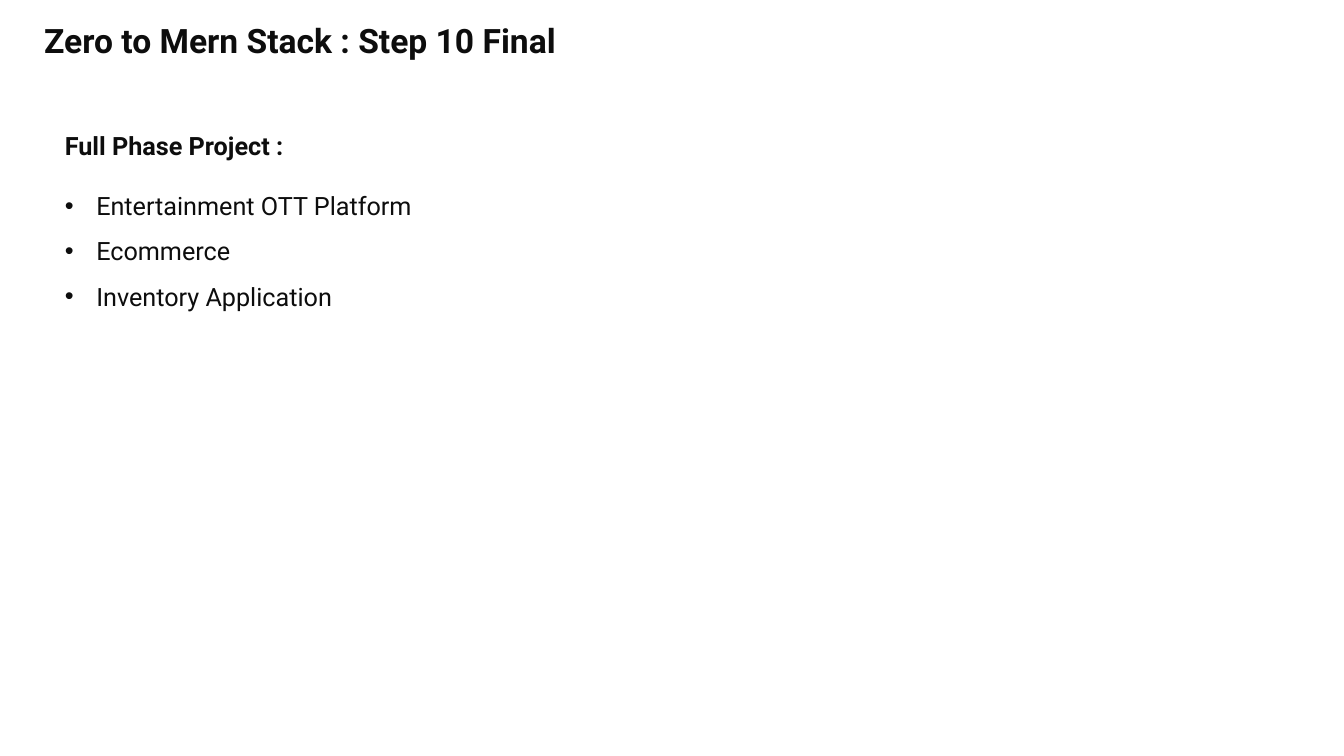
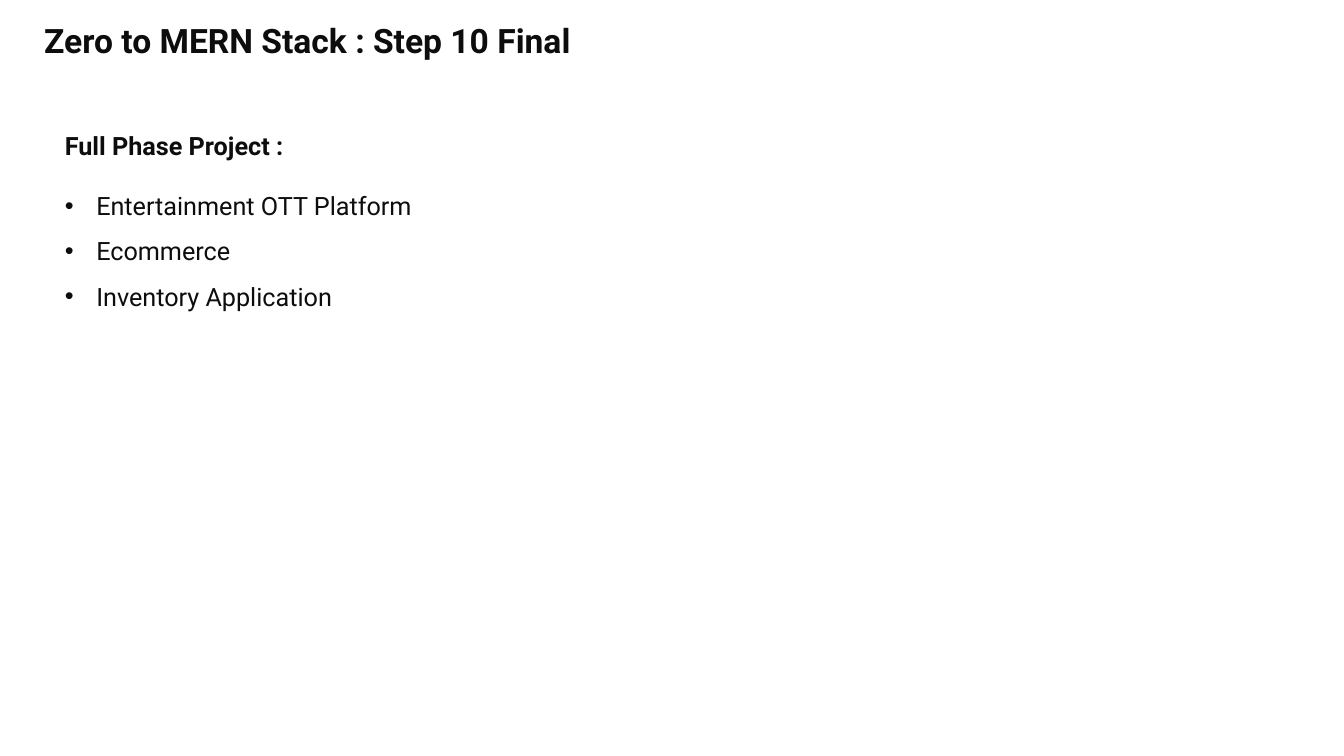
Before and after one commit to mnomanme/learnNodeJS, a slide deck: slide 14 of resources/02-MERN-RoadMap.pptx. Drawn at 1344x756 pixels with LibreOffice and Linux fonts; fonts in the diff are those of the drawing; background and template pictures are left out. Boxes give left, top, right and bottom in pixels: in the first picture for what was removed or moved away, otherwise in the second. Text is boxed around its words. In the diff, an @@ line names an element or a change of style, - is before the commit and + after.

```diff
--- a/resources/02-MERN-RoadMap.pptx
+++ b/resources/02-MERN-RoadMap.pptx
@@ text at (x1=44, y1=27, x2=570, y2=60): text changed @@
-Zero to Mern Stack : Step 10 Final
+Zero to MERN Stack : Step 10 Final
```
Also in this commit, not shown: 11 other slides changed, 1 other file.
